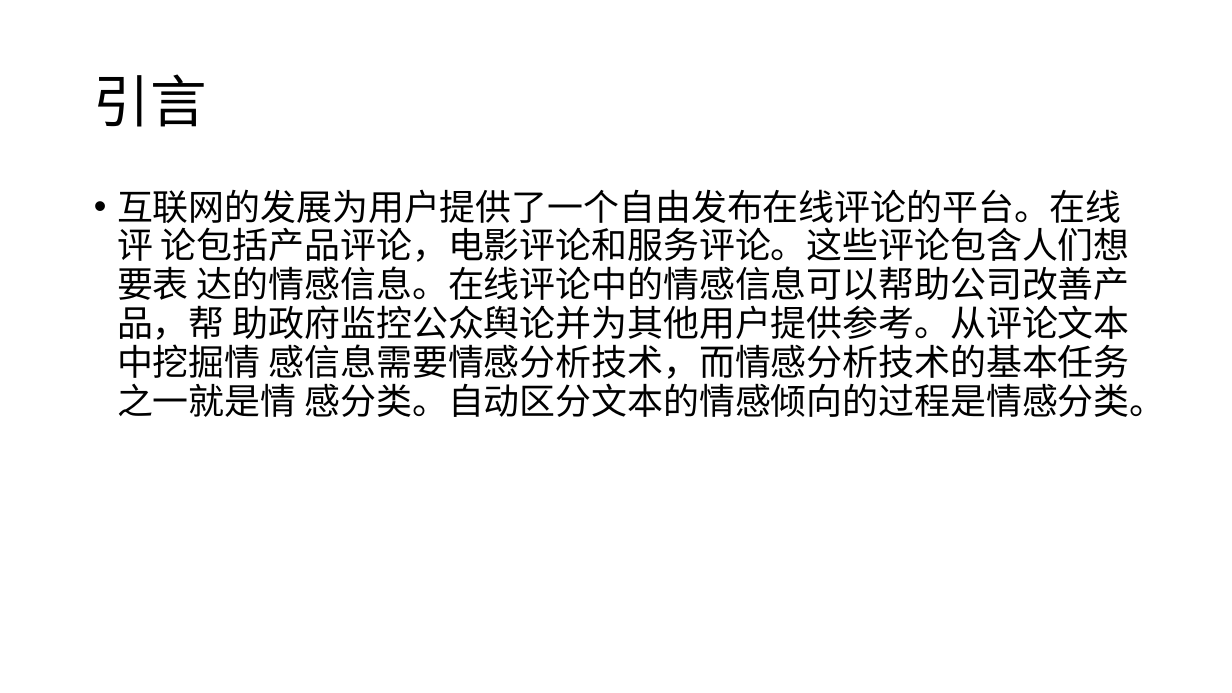
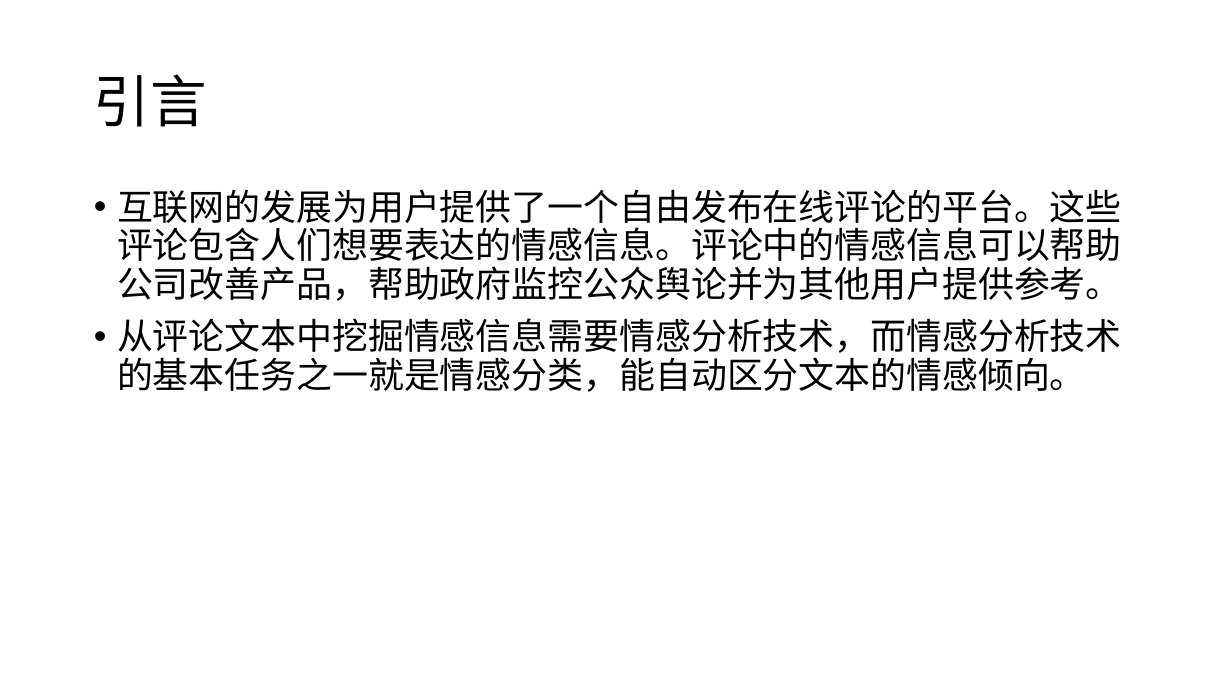
Before and after one commit to XinLin-cs/Dev_Note, a slide deck: slide 2 of COVID-19 Sentiment based on Weak Tagging Information/开题报告.pptx. Drawn at 1232x693 pixels with LibreOffice and Linux fonts; fonts in the diff are those of the drawing. Boxes give left, top, right and bottom in pixels: in the first picture for what was removed or moved away, otherwise in the second. Text is boxed around its words. In the diff, an @@ line names an element or a change of style, - is before the commit and + after.

```diff
--- a/COVID-19 Sentiment based on Weak Tagging Information/开题报告.pptx
+++ b/COVID-19 Sentiment based on Weak Tagging Information/开题报告.pptx
@@ text at bbox=[117, 189, 1122, 392]: text changed @@
-• 互联网的发展为用户提供了一个自由发布在线评论的平台。在线评 论包括产品评论，电影评论和服务评论。这些评论包含人们想要表 达的情感信息。在线评论中的情感信息可以帮助公司改善产品，帮 助政府监控公众舆论并为其他用户提供参考。从评论文本中挖掘情 感信息需要情感分析技术，而情感分析技术的基本任务之一就是情 感分类。自动区分文本的情感倾向的过程是情感分类。
+• 互联网的发展为用户提供了一个自由发布在线评论的平台。这些评论包含人们想要表达的情感信息。评论中的情感信息可以帮助公司改善产品，帮助政府监控公众舆论并为其他用户提供参考。
+• 从评论文本中挖掘情感信息需要情感分析技术，而情感分析技术的基本任务之一就是情感分类，能自动区分文本的情感倾向。
```
Also in this commit, not shown: 11 other slides changed, 10 slides added, 3 slides removed.
